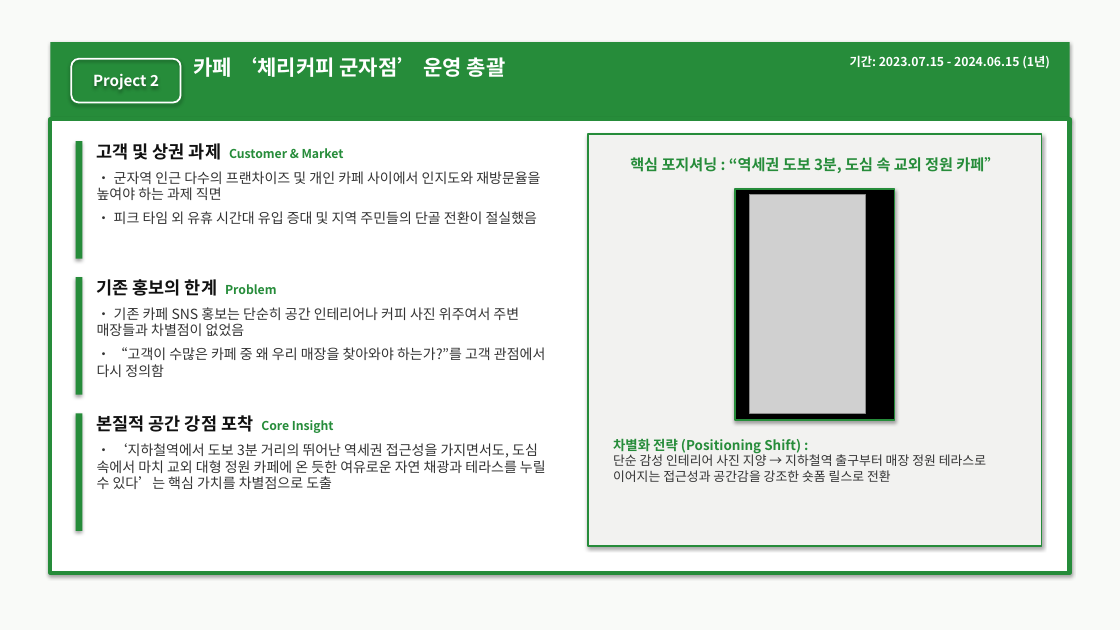
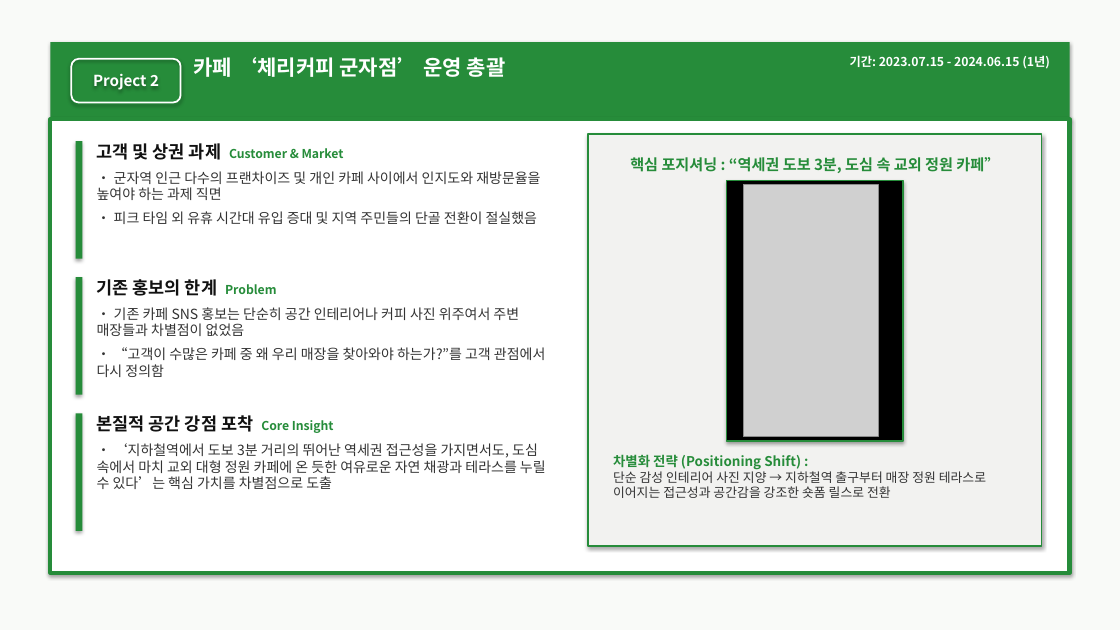
Before and after one commit to wkdtkdrbs11/test1-2026.11.10-, a slide deck: slide 6 of 마케터_장상균_포트폴리오.pptx. Drawn at 1120x630 pixels with LibreOffice and Linux fonts; fonts in the diff are those of the drawing; grey boxes stand for pictures. Boxes give left, top, right and bottom in pixels: in the first picture for what was removed or moved away, otherwise in the second. Text is boxed around its words. In the diff, an @@ line names an element or a change of style, - is before the commit and + after.

Commit message:
Unify Slide 7 metric font and color styling, extend Slide 6 photo vertical height

```diff
--- a/마케터_장상균_포트폴리오.pptx
+++ b/마케터_장상균_포트폴리오.pptx
@@ rectangle: place and size @@
-rectangle at (735, 189, 895, 420)
+rectangle at (727, 181, 903, 441)
@@ picture: place and size @@
-picture at (749, 195, 866, 413)
+picture at (744, 185, 878, 437)
@@ text "차별화 전략 (Positioning Shift) : ...": place and size @@
-text "차별화 전략 (Positioning Shift) : ..." at (613, 438, 986, 482)
+text "차별화 전략 (Positioning Shift) : ..." at (613, 454, 986, 498)
```
Also in this commit, not shown: 1 other slide changed, 3 other files.
